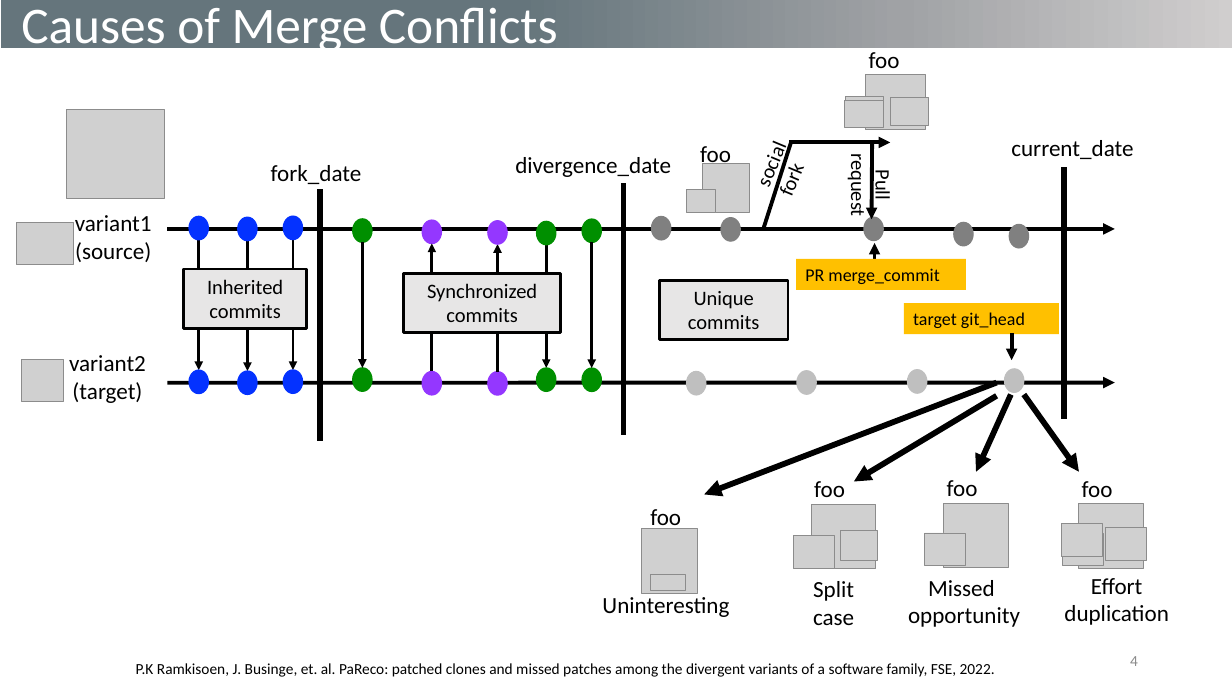
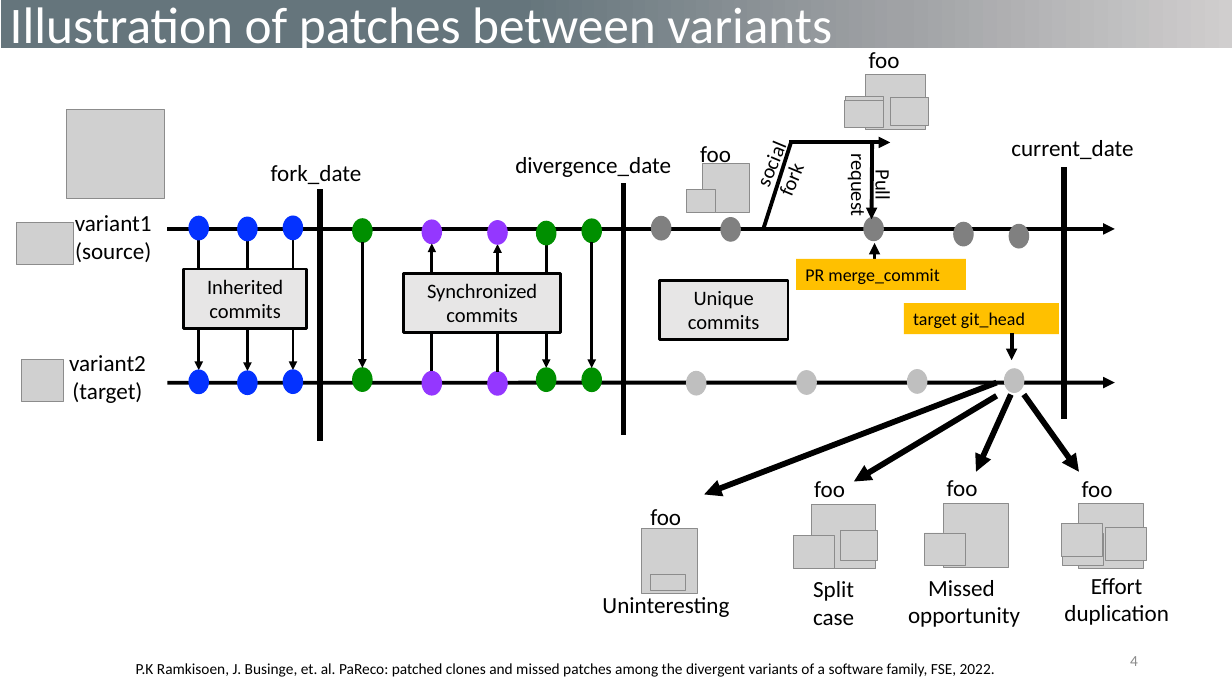
Before and after one commit to johnxu21/johnxu21.github.io, a slide deck: slide 4 of teaching/CS473-Fall2022/integration/Integration.pptx. Drawn at 1232x693 pixels with LibreOffice and Linux fonts; fonts in the diff are those of the drawing; grey boxes stand for pictures. Boxes give left, top, right and bottom in pixels: in the first picture for what was removed or moved away, otherwise in the second. Text is boxed around its words. In the diff, an @@ line names an element or a change of style, - is before the commit and + after.

```diff
--- a/teaching/CS473-Fall2022/integration/Integration.pptx
+++ b/teaching/CS473-Fall2022/integration/Integration.pptx
@@ text in rectangle at (10, 7, 832, 56): text changed @@
-Causes of Merge Conflicts
+Illustration of patches between variants
```
Also in this commit, not shown: 3 other files.
